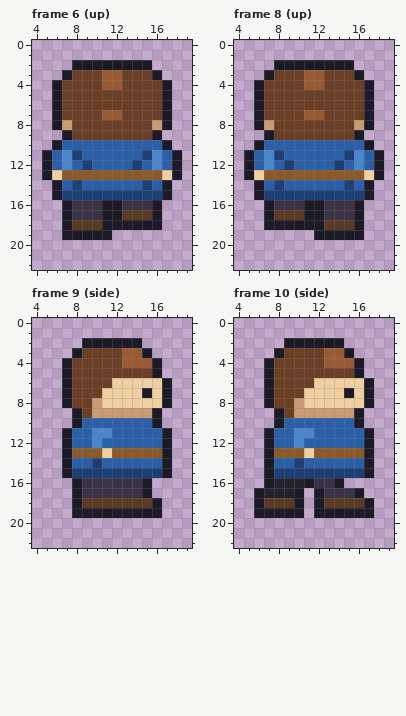
One commit to this pixel-art file: assets/characters/player.aseprite. The picture above is the old version.
24x24 pixels, 12 frames. Colours within 5 levels of each other are drawn and written as one. Shown: frame 6 (up): x 4..19, y 0..22; frame 8 (up): x 4..19, y 0..22; frame 9 (side): x 4..19, y 0..22; frame 10 (side): x 4..19, y 0..22. The commit also changed other frames, which this record leaves out.
The result:
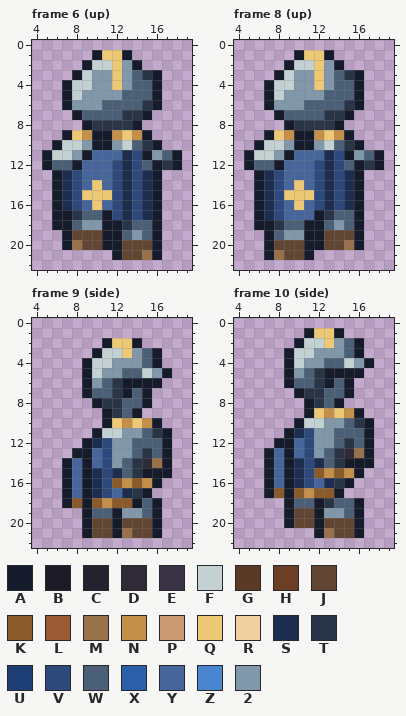
Palette (. is transparent): A #151b2a  B #1b1a26  C #26212f  D #302936  E #3a3346  F #c4d1d3  G #5a3a24  H #6b3e26  J #604633  K #8a5a2b  L #9a5b34  M #987049  N #c49049  P #c99a74  Q #edc976  R #f0d0a0  S #1d2d50  T #293447  U #1d3f75  V #2d487a  W #4b6077  X #2b5fa8  Y #46659a  Z #4a86d0  2 #8198aa
Difference:
layer "망토" added
layer "장화" added
layer "갑옷" added
layer "투구" added
layer "body" removed
Changed rows in their new state; - is an unchanged pixel.
Frame 6 (up):
first column x 5:
 1 -----AQQA-----
 2 ---.AFFQ2A.---
 3 --.AF22Q2WTA--
 4 -.AFF22Q2WWA.-
 5 -.AF2222WWWA.-
 6 -.A222WWWWTA.-
 7 -..AWWWWTTA..-
 8 -...ATTTTA...-
 9 --AQNAANQNA.--
10 -AFF2AA2FWTA.-
11 AFF2AYYYSVA2WA
12 AWWAYYYVSVWATA
13 .ASVYYYVSVSA..
14 -ASVYQYVSVSA.-
15 -ASVQQQVSVSA.-
16 -ASVYQYVSVSA--
17 -AATWWAVSVSA--
18 -AAW22AATWWA--
19 --AJJJAAW2WA--
20 --AMJJAAJJJA--
21 -------AJJMA--
Frame 8 (up):
first column x 5:
 1 -----AQQA-----
 2 ---.AFFQ2A.---
 3 --.AF22Q2WTA--
 4 -.AFF22Q2WWA.-
 5 -.AF2222WWWA.-
 6 -.A222WWWWTA.-
 7 -..AWWWWTTA..-
 8 -...ATTTTA...-
 9 --AQNAANQNA.--
10 -AFF2AA2FWTA.-
11 AFF2AYYYSVA2WA
12 AWWAYYYVSVWATA
13 .ASVYYYVSVSA..
14 -ASVYQYVSVSA.-
15 -ASVQQQVSVSA.-
16 -ASVYQYVSVSA--
17 -ASVYYYATWWA--
18 -AATWWAAW2WA--
19 --AW22AAJJJA--
20 --AJJJAAJJMA--
21 --AMJJA-------
Frame 9 (side):
first column x 7:
 2 --..AQQA---
 3 -..AFFQ2WA-
 4 ..AFF222WA-
 5 ..AF22WWF2A
 6 ..A2WTAAAA.
 7 ..AWWTAWA..
 8 ...ATTWWA..
 9 -...ATWA..-
10 -...AQNQNA-
11 ...AFF22WTA
12 ..ASV22WWWA
13 .AAYV22WTWA
14 AYAYV2WTDMA
15 AYASVSWTAAA
16 AYASVKNKNA-
17 AYASVYSTA--
18 AKAKNKKAWA-
19 -.AWWA22WA-
20 --AJJAJJJA-
21 --AJJAMJJA-
Frame 10 (side):
first column x 6:
 1 -----AQQA---
 2 ---.AFFQ2WA-
 3 --.AFF222WA-
 4 -..AF22WWF2A
 5 -..A2WTAAAA-
 6 -..AWWTAWA..
 7 -...ATTWWA..
 8 -....ATWA...
 9 --...AQNQNA-
10 --..AFF22WTA
11 -..ASV22WWWA
12 -.AAYV22WTWA
13 -AYAYV2WTDMA
14 -AYASVSWTAAA
15 -AYASVKNKNA.
16 -AYASVYSTA--
17 .AKAKNKKA..-
18 ...AWWATWWA.
19 ...AJJA22WA.
20 ---AJJAJJJA-
21 ------AMJJA-
Where, in picture pixels (left, top, right, bottom), the same in both pictures:
changed: (42, 50, 182, 260)
changed: (244, 50, 384, 260)
changed: (62, 338, 172, 538)
changed: (254, 328, 374, 538)
